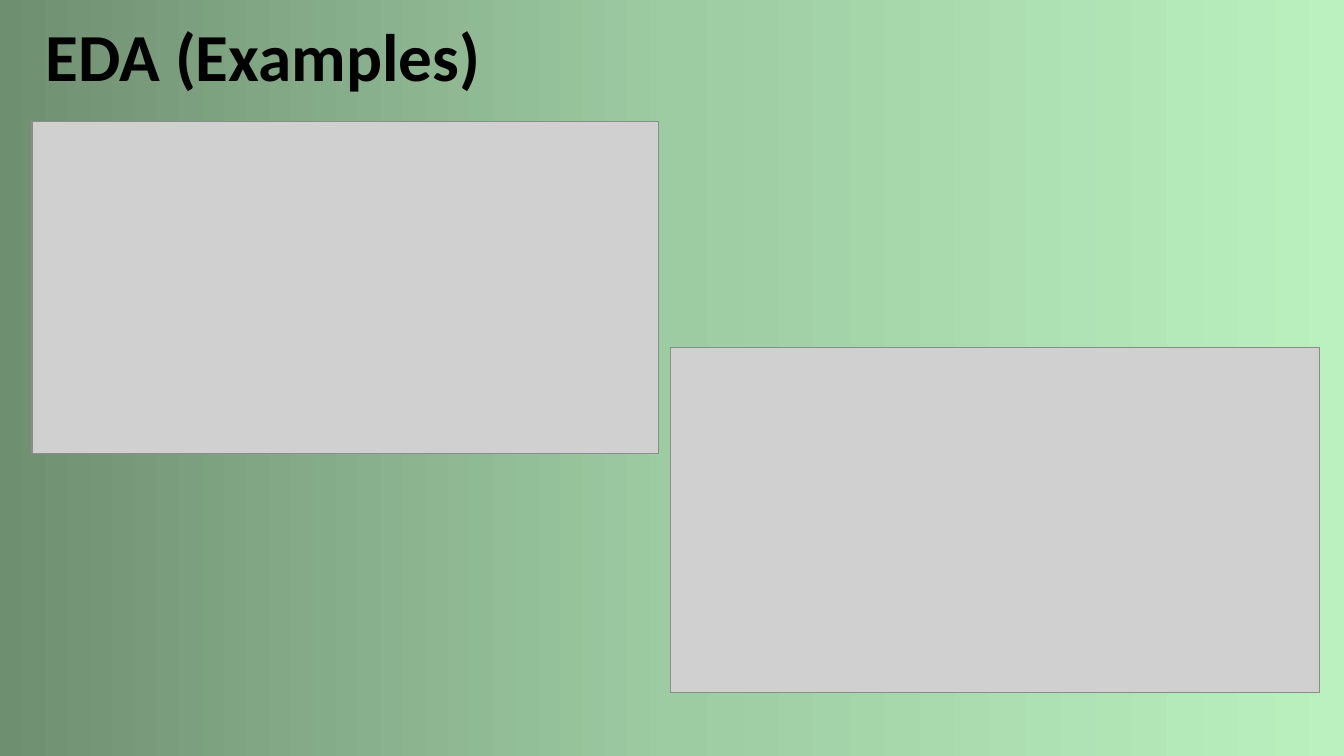
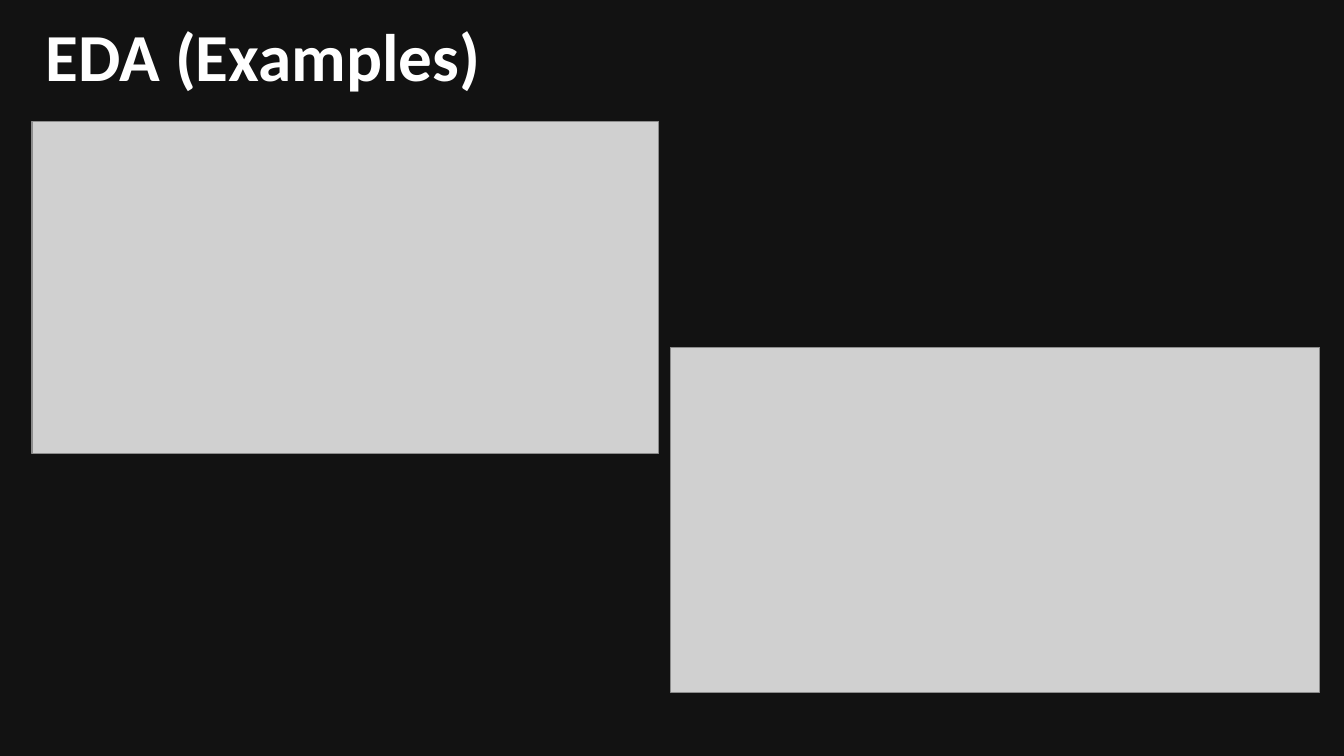
Before and after one commit to Rouxxel/maxxwatt_hackathon, a slide deck: slide 7 of documentation/Hackathon presnetation.pptx (slide 4 before the commit). Drawn at 1344x756 pixels with LibreOffice and Linux fonts; fonts in the diff are those of the drawing; grey boxes stand for pictures. Boxes give left, top, right and bottom in pixels: in the first picture for what was removed or moved away, otherwise in the second. Text is boxed around its words. In the diff, an @@ line names an element or a change of style, - is before the commit and + after.

```diff
--- a/documentation/Hackathon presnetation.pptx
+++ b/documentation/Hackathon presnetation.pptx
@@ rectangle at (0,0,1344,756): fill gradient #6F8F72 to #9ECCA2 to #BBF2C0 to #121212 @@
@@ rectangle removed at (25,27,1318,730) @@
@@ text "EDA (Examples)" at (46,31,480,92): text colour #000000 to #FFFFFF @@
```
Also in this commit, not shown: 5 other slides changed, 4 slides added, 1 slide removed.
